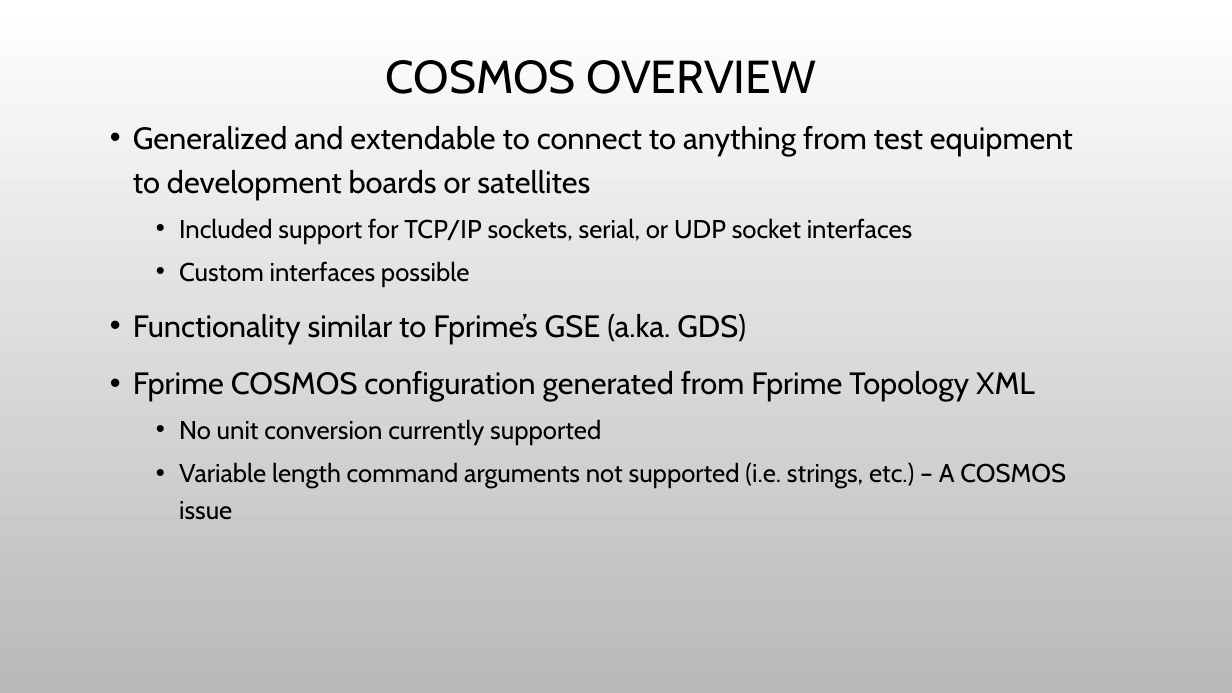
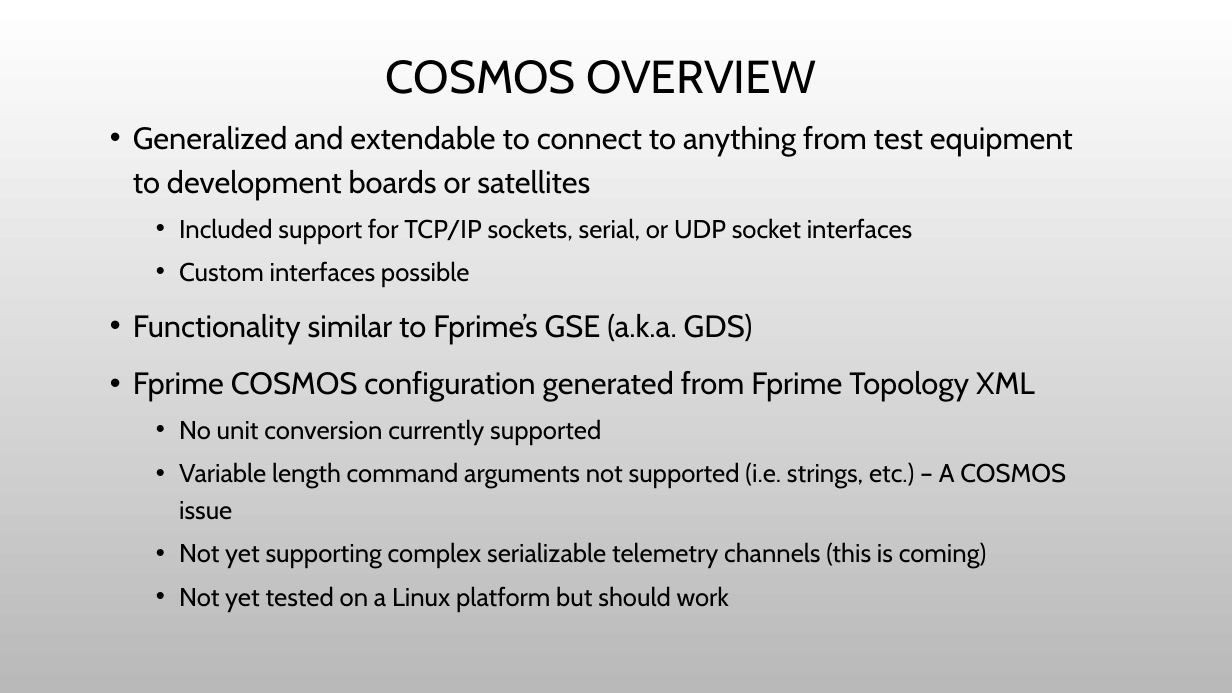
Before and after one commit to JPLOpenSource/fprime-sw-Rel1.0, a slide deck: slide 3 of Autocoders/doc/Cosmos_Presentation.pptx. Drawn at 1232x693 pixels with LibreOffice and Linux fonts; fonts in the diff are those of the drawing; background and template pictures are left out. Boxes give left, top, right and bottom in pixels: in the first picture for what was removed or moved away, otherwise in the second. Text is boxed around its words. In the diff, an @@ line names an element or a change of style, - is before the commit and + after.

```diff
--- a/Autocoders/doc/Cosmos_Presentation.pptx
+++ b/Autocoders/doc/Cosmos_Presentation.pptx
@@ text at (133, 314, 753, 344): text changed @@
-• Functionality similar to Fprime’s GSE (a.ka. GDS)
+• Functionality similar to Fprime’s GSE (a.k.a. GDS)
@@ text at (179, 542, 987, 611): paragraphs added @@
+  • Not yet supporting complex serializable telemetry channels (this is coming)
+  • Not yet tested on a Linux platform but should work
```
Also in this commit, not shown: 4 other slides changed.
